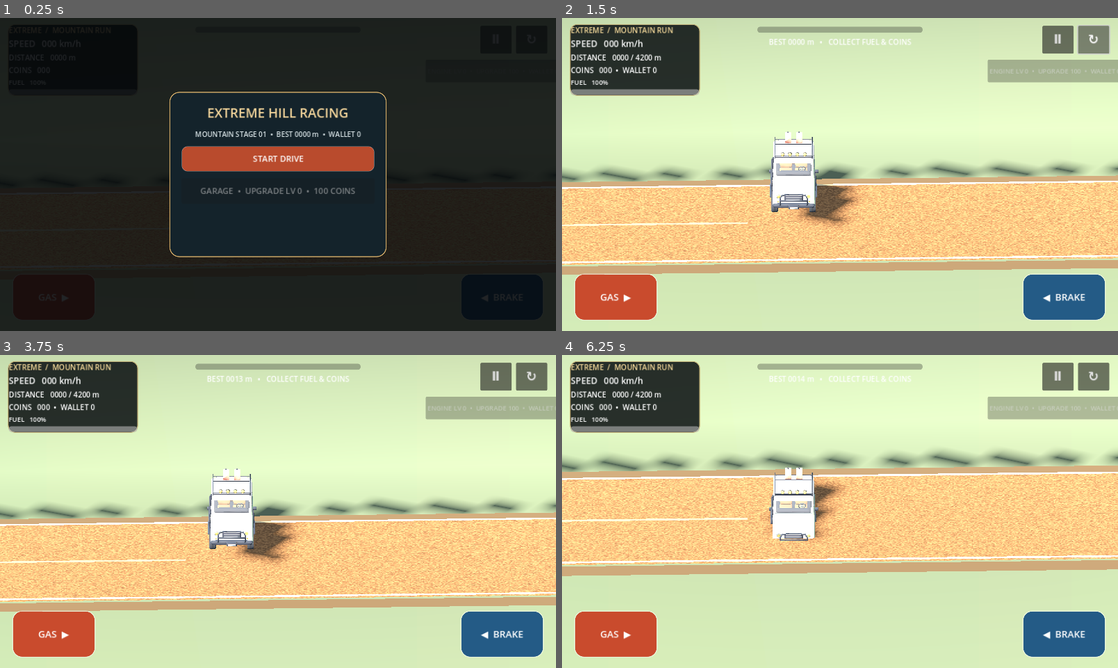
Above: before the commit, frames 1-4 (two rows, left to right).
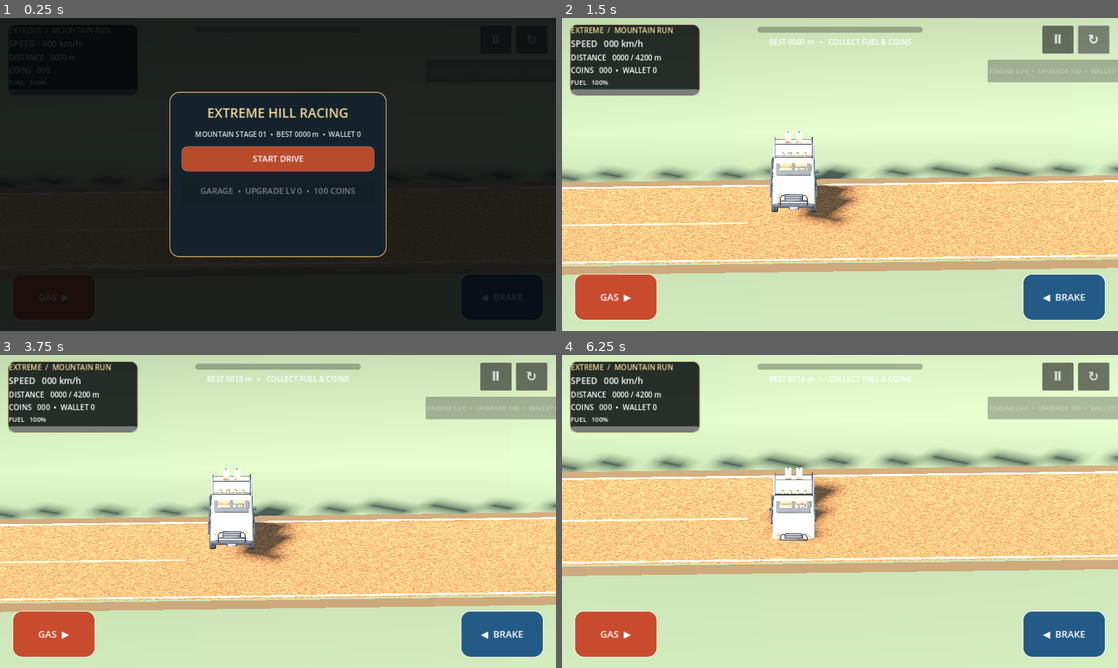
Above: after the commit, the same moments.

Repository: mahdialloui01-art/Extreme-Hill-Racing
Game: Godot game, scene res://scenes/main.tscn
Two runs of this game, one before a commit and one after it. Both use one fixed random seed, a clock stepped at 60 frames per second and the inputs below.
Inputs:
- Up to frame 1 (0.25 s): no input
- Up to frame 2 (1.5 s): click "START DRIVE" at 0.5 s; click "↻" at 1.25 s
- Up to frame 3 (3.75 s): hold Right 2.03-2.78 s; hold Left 2.78-3.5 s; click "RETRY STAGE" at 3.5 s
- Up to frame 4 (6.25 s): hold Right 4.28-5.75 s; click "RETRY STAGE" at 5.75 s

The runs differ from the first frame. In frame 2, 2.1% of the frame differs, in the area x 0-100%, y 39-83%; in frame 3, 2.1%; in frame 4, 1.8%.

Commit message:
Add five biome palettes and progressive terrain difficulty

Diff:
--- a/scripts/terrain_3d.gd
+++ b/scripts/terrain_3d.gd
@@ -11,13 +11,47 @@
 const TREE_MODEL_PATH := "res://spruce-tree.glb"
 const ROCK_MODEL_PATH := "res://low-poly-nature-rock-cluster (1).glb"
 
+var stage_index := 0
+var difficulty := 1.0
+var ground_tint := Color("#435b3c")
+var stone_tint := Color("#77766c")
+var tree_tint := Color("#31513d")
 var tree_scene: PackedScene
 var rock_scene: PackedScene
 var rng := RandomNumberGenerator.new()
 
+func configure_stage(index: int) -> void:
+	stage_index = clampi(index, 0, 4)
+	difficulty = 1.0 + float(stage_index) * 0.34
+	match stage_index:
+		0:
+			ground_tint = Color("#435b3c")
+			stone_tint = Color("#77766c")
+			tree_tint = Color("#31513d")
+		1:
+			ground_tint = Color("#66513c")
+			stone_tint = Color("#a18a6a")
+			tree_tint = Color("#5b513b")
+		2:
+			ground_tint = Color("#9a7041")
+			stone_tint = Color("#c39a61")
+			tree_tint = Color("#78613a")
+		3:
+			ground_tint = Color("#9baab0")
+			stone_tint = Color("#d2dce0")
+			tree_tint = Color("#536b72")
+		4:
+			ground_tint = Color("#4b3430")
+			stone_tint = Color("#a65a3c")
+			tree_tint = Color("#493a32")
+
 func height_at(x: float) -> float:
-	# Long readable climbs, rolling bowls and small surface bumps.
-	return 4.0 + sin(x * 0.00145) * 4.8 + sin(x * 0.0031 + 1.1) * 1.7 + sin(x * 0.00042 + 0.5) * 5.8 + maxf(0.0, sin(x * 0.00078 - 0.3)) * 2.5 + sin(x * 0.009) * 0.16
+	# Each unlocked stage increases climb amplitude and short-wave roughness.
+	var long_hills := sin(x * 0.00145) * 4.8 + sin(x * 0.00042 + 0.5) * 5.8
+	var rolling := sin(x * 0.0031 + 1.1) * 1.7
+	var steep_ridges := sin(x * (0.006 + float(stage_index) * 0.0018)) * (0.16 + float(stage_index) * 0.16)
+	var sharp_bumps := sin(x * (0.009 + float(stage_index) * 0.0025)) * (0.16 + float(stage_index) * 0.12)
+	return 4.0 + long_hills * difficulty + rolling * difficulty + maxf(0.0, sin(x * 0.00078 - 0.3)) * 2.5 * difficulty + steep_ridges + sharp_bumps
 
 func _ready() -> void:
 	rng.seed = 732041
@@ -74,8 +108,8 @@
 func _add_ground_triangle(st: SurfaceTool, faces: PackedVector3Array, a: Vector3, b: Vector3, c: Vector3) -> void:
 	var altitude := clampf(((a.y + b.y + c.y) / 3.0 + 2.0) / 20.0, 0.0, 1.0)
 	var x_factor := 0.5 + 0.5 * sin((a.x + b.x + c.x) * 0.0017)
-	var grass := Color("#435b3c").lerp(Color("#78805a"), x_factor * 0.34)
-	var stone := Color("#77766c").lerp(Color("#a49a83"), x_factor * 0.22)
+	var grass := ground_tint.lerp(ground_tint.lightened(0.22), x_factor * 0.34)
+	var stone := stone_tint.lerp(stone_tint.lightened(0.16), x_factor * 0.22)
 	st.set_color(grass.lerp(stone, altitude))
 	st.add_vertex(a)
 	st.add_vertex(c)
@@ -284,7 +318,7 @@
 		crown.mesh = cone
 		crown.position.y = 2.0 + float(j) * 0.78
 		var leaves := StandardMaterial3D.new()
-		leaves.albedo_color = Color("#31513d").lerp(Color("#78834c"), rng.randf() * 0.35)
+		leaves.albedo_color = tree_tint.lerp(tree_tint.lightened(0.24), rng.randf() * 0.35)
 		leaves.roughness = 1.0
 		crown.material_override = leaves
 		tree.add_child(crown)
@@ -302,7 +336,7 @@
 		leaf.mesh = mesh
 		leaf.position = Vector3(rng.randf_range(-0.45, 0.45), rng.randf_range(0.0, 0.45), rng.randf_range(-0.45, 0.45))
 		var mat := StandardMaterial3D.new()
-		mat.albedo_color = Color("#405b37").lerp(Color("#78834a"), rng.randf() * 0.5)
+		mat.albedo_color = tree_tint.lerp(tree_tint.lightened(0.3), rng.randf() * 0.5)
 		mat.roughness = 1.0
 		leaf.material_override = mat
 		bush.add_child(leaf)
@@ -325,7 +359,7 @@
 	rock.scale = Vector3(rng.randf_range(0.8, 1.5), rng.randf_range(0.55, 1.0), rng.randf_range(0.8, 1.4))
 	rock.rotation = Vector3(rng.randf_range(-0.2, 0.2), rng.randf_range(0.0, TAU), rng.randf_range(-0.2, 0.2))
 	var mat := StandardMaterial3D.new()
-	mat.albedo_color = Color("#62645e").lerp(Color("#928674"), rng.randf() * 0.5)
+	mat.albedo_color = stone_tint.lerp(stone_tint.lightened(0.18), rng.randf() * 0.5)
 	mat.roughness = 1.0
 	rock.material_override = mat
 	add_child(rock)
